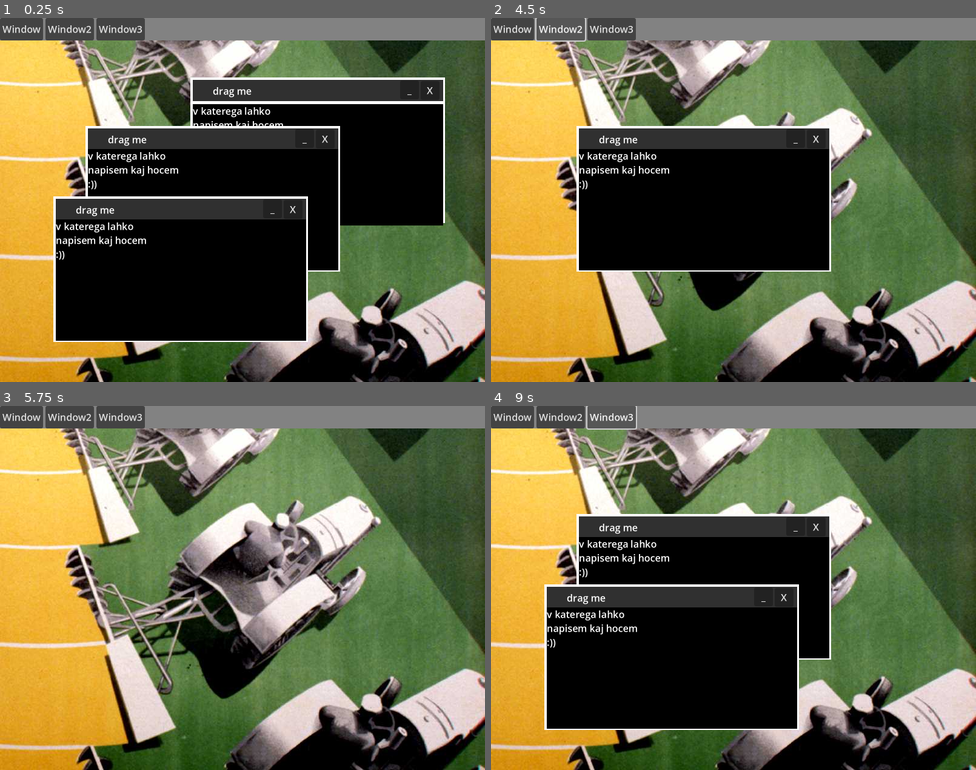
Above: before the commit, frames 1-4 (two rows, left to right).
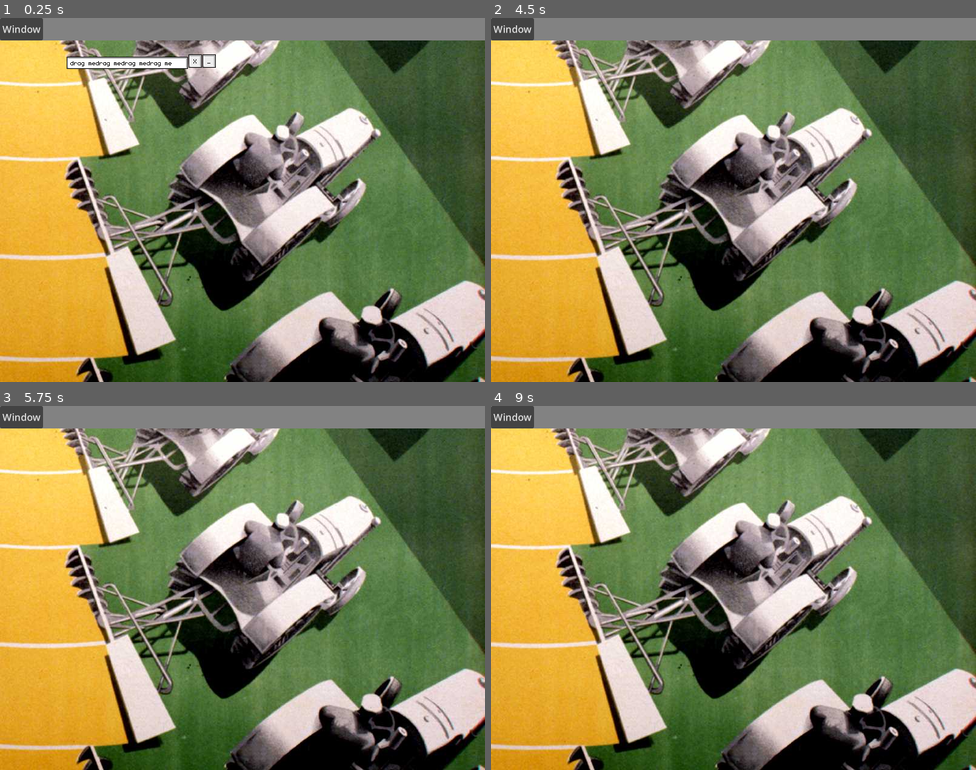
Above: after the commit, the same moments.

Repository: Brin-o/Mold
Game: Godot game, scene res://demo.tscn
Same seed, same stepped clock (60 frames per second), same inputs: the game is played once before the commit and once after it.
Inputs (mouse positions are in pixels of both pictures, inside the frame that each line leads up to):
- Up to frame 1 (0.25 s): no input
- Up to frame 2 (4.5 s): click "Window" at 0.5 s; click "Window2" (after the commit: "Window") at 1.25 s; click "X" at 2 s; click "Window3" (after the commit: "Window") at 2.75 s; click "Window" at 3.5 s; click "Window2" (after the commit: "Window") at 4.25 s
- Up to frame 3 (5.75 s): click (305, 526) at 5 s, where only the run before the commit has a clickable "_"
- Up to frame 4 (9 s): click "Window3" (after the commit: "Window") at 5.75 s; click (762, 595) at 6.5 s, where only the run before the commit has a clickable "_"; click "Window" at 7.25 s; click "Window2" (after the commit: "Window") at 8 s; click "Window3" (after the commit: "Window") at 8.75 s

The runs differ from the first frame. In frame 1, 44% of the frame differs, in the area x 9-92%, y 0-89%; in frame 2, 19%; in frame 3, 1.2%; in frame 4, 30%.

Commit message:
GUI rework started

Diff:
--- /dev/null
+++ b/GUI Skin/button_style_normal.tres
@@ -0,0 +1,7 @@
+[gd_resource type="StyleBoxTexture" load_steps=2 format=3 uid="uid://c4v67pvjcdvrd"]
+
+[ext_resource type="Texture2D" uid="uid://dk3gh0ck2omku" path="res://Sprites/16_16w.png" id="1_01815"]
+
+[resource]
+texture = ExtResource("1_01815")
+modulate_color = Color(0.929412, 0.929412, 0.929412, 1)
--- a/Scenes/window.tscn
+++ /dev/null
@@ -1,75 +0,0 @@
-[gd_scene load_steps=3 format=3 uid="uid://bhlf3cc2pe73e"]
-
-[ext_resource type="Script" uid="uid://bxb4qkrn3gtjc" path="res://draggable_window.gd" id="1_0xhjo"]
-[ext_resource type="Script" uid="uid://4lgtxb88n2kw" path="res://Scripts/text_loader.gd" id="2_30sqi"]
-
-[node name="Window" type="ColorRect"]
-z_index = 1
-z_as_relative = false
-offset_left = 207.0
-offset_top = 276.0
-offset_right = 620.0
-offset_bottom = 311.0
-color = Color(0.187176, 0.187176, 0.187176, 1)
-script = ExtResource("1_0xhjo")
-
-[node name="Title" type="Label" parent="."]
-layout_mode = 0
-offset_left = 33.0
-offset_top = 7.0
-offset_right = 401.0
-offset_bottom = 30.0
-text = "drag me"
-metadata/_edit_lock_ = true
-
-[node name="Close" type="Button" parent="."]
-layout_mode = 0
-offset_left = 376.0
-offset_top = 2.0
-offset_right = 407.0
-offset_bottom = 33.0
-text = "X"
-
-[node name="Minimize" type="Button" parent="."]
-layout_mode = 0
-offset_left = 342.0
-offset_top = 1.0
-offset_right = 373.0
-offset_bottom = 32.0
-text = "_"
-
-[node name="Contents" type="RichTextLabel" parent="."]
-layout_mode = 1
-anchors_preset = 10
-anchor_right = 1.0
-offset_top = 34.0
-offset_bottom = 234.0
-grow_horizontal = 2
-text = "test test te st tetest test te st tetest test te st tetest test te st tetest test te st tetest test te st tetest test te st tetest test te st tetest test te st tetest test te st tetest test te st tetest test te st tetest test te st tetest test te st tetest test te st tetest test te st tetest test te st tetest test te st tetest test te st tetest test te st tetest test te st tetest test te st tetest test te st tetest test te st tetest test te st tetest test te st tetest test te st tetest test te st tetest test te st tetest test te st te"
-script = ExtResource("2_30sqi")
-
-[node name="ColorRect" type="ColorRect" parent="Contents"]
-show_behind_parent = true
-layout_mode = 1
-anchors_preset = 15
-anchor_right = 1.0
-anchor_bottom = 1.0
-grow_horizontal = 2
-grow_vertical = 2
-color = Color(0, 0, 0, 1)
-metadata/_edit_lock_ = true
-
-[node name="ColorRect" type="ColorRect" parent="."]
-show_behind_parent = true
-layout_mode = 0
-offset_left = -4.0
-offset_top = -4.0
-offset_right = 416.0
-offset_bottom = 236.0
-mouse_filter = 2
-metadata/_edit_lock_ = true
-
-[connection signal="mouse_entered" from="." to="." method="_on_mouse_entered"]
-[connection signal="mouse_exited" from="." to="." method="_on_mouse_exited"]
-[connection signal="button_up" from="Close" to="." method="_on_close_button_up"]
-[connection signal="button_up" from="Minimize" to="." method="_on_minimize_button_up"]
--- /dev/null
+++ b/Scenes/window_contents.tscn
@@ -0,0 +1,54 @@
+[gd_scene load_steps=5 format=3 uid="uid://dsw6bnsescj30"]
+
+[ext_resource type="Theme" uid="uid://dggnc44ywb5kn" path="res://myOStheme.tres" id="1_7hr7s"]
+[ext_resource type="Script" uid="uid://4lgtxb88n2kw" path="res://Scripts/text_loader.gd" id="2_uvdp6"]
+[ext_resource type="Texture2D" uid="uid://cqjuj1yq6dtil" path="res://Sprites/window_border_outer.png" id="3_tkuyg"]
+
+[sub_resource type="StyleBoxEmpty" id="StyleBoxEmpty_gs3ir"]
+content_margin_left = 10.0
+content_margin_top = 10.0
+content_margin_right = 10.0
+content_margin_bottom = 10.0
+
+[node name="Window Contents" type="RichTextLabel"]
+self_modulate = Color(0, 0, 0, 1)
+offset_top = 19.0
+offset_right = 420.0
+offset_bottom = 284.0
+theme = ExtResource("1_7hr7s")
+theme_override_styles/normal = SubResource("StyleBoxEmpty_gs3ir")
+bbcode_enabled = true
+text = "[img]res://Sprites/test_img.png[/img]
+
+test test te st tetest test te st tetest test te st tetest test te st tetest test te st tetest test te st tetest test te st tetest test te st tetest test te st tetest test te st tetest test te st tetest test te st tetest test te st tetest test te st tetest test te st tetest test te st tetest test te st tetest test te st tetest test te st tetest test te st tetest test te st tetest test te st tetest test te st tetest test te st tetest test te st tetest test te st tetest test te st tetest test te st tetest test te st tetest test te st te"
+script = ExtResource("2_uvdp6")
+
+[node name="NinePatchRect" type="NinePatchRect" parent="."]
+layout_mode = 1
+anchors_preset = 15
+anchor_right = 1.0
+anchor_bottom = 1.0
+offset_left = 1.0
+offset_top = 1.0
+offset_right = -1.0
+offset_bottom = -1.0
+grow_horizontal = 2
+grow_vertical = 2
+texture = ExtResource("3_tkuyg")
+region_rect = Rect2(0, 0, 16, 16)
+patch_margin_left = 10
+patch_margin_top = 10
+patch_margin_right = 10
+patch_margin_bottom = 10
+metadata/_edit_lock_ = true
+
+[node name="ColorRect" type="ColorRect" parent="."]
+show_behind_parent = true
+layout_mode = 1
+anchors_preset = 15
+anchor_right = 1.0
+anchor_bottom = 1.0
+grow_horizontal = 2
+grow_vertical = 2
+color = Color(0.929412, 0.929412, 0.929412, 1)
+metadata/_edit_lock_ = true
--- /dev/null
+++ b/Scenes/window_title.tscn
@@ -0,0 +1,135 @@
+[gd_scene load_steps=6 format=3 uid="uid://bhlf3cc2pe73e"]
+
+[ext_resource type="Script" uid="uid://bxb4qkrn3gtjc" path="res://draggable_window.gd" id="1_0xhjo"]
+[ext_resource type="Theme" uid="uid://dggnc44ywb5kn" path="res://myOStheme.tres" id="2_0slyu"]
+[ext_resource type="Texture2D" uid="uid://ck43j05056ff0" path="res://Sprites/window_border_outer_slim.png" id="2_ec1xs"]
+[ext_resource type="FontFile" uid="uid://xohm45b7njn7" path="res://monogram-extended.ttf" id="3_0slyu"]
+[ext_resource type="StyleBox" uid="uid://c4v67pvjcdvrd" path="res://GUI Skin/button_style_normal.tres" id="4_gs3ir"]
+
+[node name="Window_Title" type="ColorRect"]
+z_index = 1
+z_as_relative = false
+offset_left = 205.0
+offset_top = 280.0
+offset_right = 405.0
+offset_bottom = 298.0
+script = ExtResource("1_0xhjo")
+
+[node name="NinePatchRect" type="NinePatchRect" parent="."]
+layout_mode = 1
+anchors_preset = 15
+anchor_right = 1.0
+anchor_bottom = 1.0
+grow_horizontal = 2
+grow_vertical = 2
+texture = ExtResource("2_ec1xs")
+region_rect = Rect2(0, 0, 16, 16)
+patch_margin_left = 3
+patch_margin_top = 3
+patch_margin_right = 3
+patch_margin_bottom = 10
+
+[node name="Title" type="Label" parent="."]
+self_modulate = Color(0, 0, 0, 1)
+layout_mode = 1
+anchors_preset = 15
+anchor_right = 1.0
+anchor_bottom = 1.0
+offset_left = 6.0
+offset_right = -2.0
+grow_horizontal = 2
+grow_vertical = 2
+theme = ExtResource("2_0slyu")
+theme_type_variation = &"HeaderLarge"
+text = "drag medrag medrag medrag me"
+vertical_alignment = 1
+
+[node name="Close" type="Button" parent="."]
+layout_mode = 0
+offset_left = 201.0
+offset_top = -4.0
+offset_right = 223.0
+offset_bottom = 18.0
+theme = ExtResource("2_0slyu")
+theme_override_fonts/font = ExtResource("3_0slyu")
+theme_override_styles/normal = ExtResource("4_gs3ir")
+
+[node name="NinePatchRect" type="NinePatchRect" parent="Close"]
+layout_mode = 1
+anchors_preset = 15
+anchor_right = 1.0
+anchor_bottom = 1.0
+grow_horizontal = 2
+grow_vertical = 2
+texture = ExtResource("2_ec1xs")
+region_rect = Rect2(0, 0, 16, 16)
+patch_margin_left = 3
+patch_margin_top = 3
+patch_margin_right = 3
+patch_margin_bottom = 10
+metadata/_edit_lock_ = true
+
+[node name="Label" type="Label" parent="Close"]
+self_modulate = Color(0, 0, 0, 1)
+layout_mode = 1
+anchors_preset = 15
+anchor_right = 1.0
+anchor_bottom = 1.0
+grow_horizontal = 2
+grow_vertical = 2
+text = "X"
+horizontal_alignment = 1
+vertical_alignment = 1
+
+[node name="Minimize" type="Button" parent="."]
+layout_mode = 0
+offset_left = 224.0
+offset_top = -4.0
+offset_right = 246.0
+offset_bottom = 18.0
+theme = ExtResource("2_0slyu")
+theme_override_fonts/font = ExtResource("3_0slyu")
+theme_override_styles/normal = ExtResource("4_gs3ir")
+
+[node name="NinePatchRect" type="NinePatchRect" parent="Minimize"]
+layout_mode = 1
+anchors_preset = 15
+anchor_right = 1.0
+anchor_bottom = 1.0
+grow_horizontal = 2
+grow_vertical = 2
+texture = ExtResource("2_ec1xs")
+region_rect = Rect2(0, 0, 16, 16)
+patch_margin_left = 3
+patch_margin_top = 3
+patch_margin_right = 3
+patch_margin_bottom = 10
+metadata/_edit_lock_ = true
+
+[node name="Label" type="Label" parent="Minimize"]
+self_modulate = Color(0, 0, 0, 1)
+layout_mode = 1
+anchors_preset = 15
+anchor_right = 1.0
+anchor_bottom = 1.0
+grow_horizontal = 2
+grow_vertical = 2
+text = "_"
+horizontal_alignment = 1
+vertical_alignment = 1
+
+[node name="ColorRect" type="ColorRect" parent="."]
+visible = false
+show_behind_parent = true
+layout_mode = 0
+offset_left = -4.0
+offset_top = -4.0
+offset_right = 416.0
+offset_bottom = 236.0
+mouse_filter = 2
+metadata/_edit_lock_ = true
+
+[connection signal="mouse_entered" from="." to="." method="_on_mouse_entered"]
+[connection signal="mouse_exited" from="." to="." method="_on_mouse_exited"]
+[connection signal="button_up" from="Close" to="." method="_on_close_button_up"]
+[connection signal="button_up" from="Minimize" to="." method="_on_minimize_button_up"]
--- a/Scripts/text_loader.gd
+++ b/Scripts/text_loader.gd
@@ -1,7 +1,11 @@
 extends RichTextLabel
 
 func _ready():
-	text = load_text()
+	text = ""
+	try_to_add_image()
+	text += load_text()
+	pass
+
 
 func load_text(filename = "test"):
 	var path = "res://Texts/" + filename + ".txt"
@@ -10,6 +14,16 @@
 	var content = file.get_as_text()
 	return content
 
+func try_to_add_image(filename = "test"):
+	var path = "res://Texts/" + filename + ".png"
+	var img_file = FileAccess.open(path , FileAccess.READ)
+	if img_file == null:
+		print("no image")
+	else:
+		print("Adding image at the front of the text!")
+		text += "[img]" + path + "[/img]"
+		text += "\n"
+	pass
 
 func _input(event):
 	if event.is_action_released("ui_accept"):
--- a/demo.tscn
+++ b/demo.tscn
@@ -1,7 +1,7 @@
 [gd_scene load_steps=5 format=3 uid="uid://dl7u1gj7xawq2"]
 
 [ext_resource type="Texture2D" uid="uid://ccd6ypl6u2xix" path="res://Sprites/MO_WALL.JPG" id="1_5hfv0"]
-[ext_resource type="PackedScene" uid="uid://bhlf3cc2pe73e" path="res://Scenes/window.tscn" id="2_0bhed"]
+[ext_resource type="PackedScene" uid="uid://bhlf3cc2pe73e" path="res://Scenes/window_title.tscn" id="2_0bhed"]
 [ext_resource type="Script" uid="uid://66yaun8bbg7" path="res://Scripts/top_bar.gd" id="2_c6xj6"]
 [ext_resource type="Script" uid="uid://dg6utj5k25ubf" path="res://Scripts/window_container.gd" id="2_m0rpm"]
 
@@ -52,27 +52,7 @@
 
 [node name="Window" parent="WindowContainer" instance=ExtResource("2_0bhed")]
 layout_mode = 0
-offset_left = 318.0
-offset_top = 102.0
-offset_right = 731.0
-offset_bottom = 137.0
-
-[node name="Contents" parent="WindowContainer/Window" index="3"]
-offset_top = 40.0
-offset_bottom = 240.0
-
-[node name="Window2" parent="WindowContainer" instance=ExtResource("2_0bhed")]
-layout_mode = 0
-offset_left = 145.0
-offset_top = 182.0
-offset_right = 558.0
-offset_bottom = 217.0
-
-[node name="Window3" parent="WindowContainer" instance=ExtResource("2_0bhed")]
-layout_mode = 0
-offset_left = 92.0
-offset_top = 298.0
-offset_right = 505.0
-offset_bottom = 333.0
-
-[editable path="WindowContainer/Window"]
+offset_left = 110.0
+offset_top = 64.0
+offset_right = 310.0
+offset_bottom = 84.0
--- /dev/null
+++ b/myOStheme.tres
@@ -0,0 +1,7 @@
+[gd_resource type="Theme" load_steps=2 format=3 uid="uid://dggnc44ywb5kn"]
+
+[ext_resource type="FontFile" uid="uid://xohm45b7njn7" path="res://monogram-extended.ttf" id="1_ahhyy"]
+
+[resource]
+default_font = ExtResource("1_ahhyy")
+default_font_size = 16
--- /dev/null
+++ b/window.tscn
@@ -0,0 +1,34 @@
+[gd_scene load_steps=3 format=3 uid="uid://bi3cqwsqi01u2"]
+
+[ext_resource type="PackedScene" uid="uid://bhlf3cc2pe73e" path="res://Scenes/window_title.tscn" id="1_hjewq"]
+[ext_resource type="PackedScene" uid="uid://dsw6bnsescj30" path="res://Scenes/window_contents.tscn" id="2_nfq5s"]
+
+[node name="Control" type="Control"]
+layout_mode = 3
+anchors_preset = 15
+anchor_right = 1.0
+anchor_bottom = 1.0
+grow_horizontal = 2
+grow_vertical = 2
+
+[node name="Window_Title" parent="." instance=ExtResource("1_hjewq")]
+layout_mode = 0
+offset_left = 0.0
+offset_top = 0.0
+offset_right = 200.0
+offset_bottom = 20.0
+
+[node name="Close" parent="Window_Title" index="2"]
+offset_top = -2.0
+offset_bottom = 20.0
+
+[node name="Minimize" parent="Window_Title" index="3"]
+offset_top = -2.0
+offset_bottom = 20.0
+
+[node name="Window Contents" parent="." instance=ExtResource("2_nfq5s")]
+layout_mode = 0
+offset_top = 21.0
+offset_bottom = 278.0
+
+[editable path="Window_Title"]
--- a/window_loader_tester.tscn
+++ b/window_loader_tester.tscn
@@ -1,6 +1,6 @@
 [gd_scene load_steps=2 format=3 uid="uid://o88vjgt3v4td"]
 
-[ext_resource type="PackedScene" uid="uid://bhlf3cc2pe73e" path="res://Scenes/window.tscn" id="1_2bme2"]
+[ext_resource type="PackedScene" uid="uid://bhlf3cc2pe73e" path="res://Scenes/window_title.tscn" id="1_2bme2"]
 
 [node name="Control" type="Control"]
 layout_mode = 3
Binary file added: Sprites/16_16_wb.png
Not shown, added: Sprites/16_16_wb.png.import
Binary file added: Sprites/16_16w.png
Not shown, added: Sprites/16_16w.png.import
Binary file added: Sprites/test_img.png
Not shown, added: Sprites/test_img.png.import
Binary file added: Sprites/window_border_outer.aseprite
Binary file added: Sprites/window_border_outer.png
Not shown, added: Sprites/window_border_outer.png.import
Binary file added: Sprites/window_border_outer_slim.png
Not shown, added: Sprites/window_border_outer_slim.png.import
Binary file added: Texts/test.png
(and 5 more such lines)
